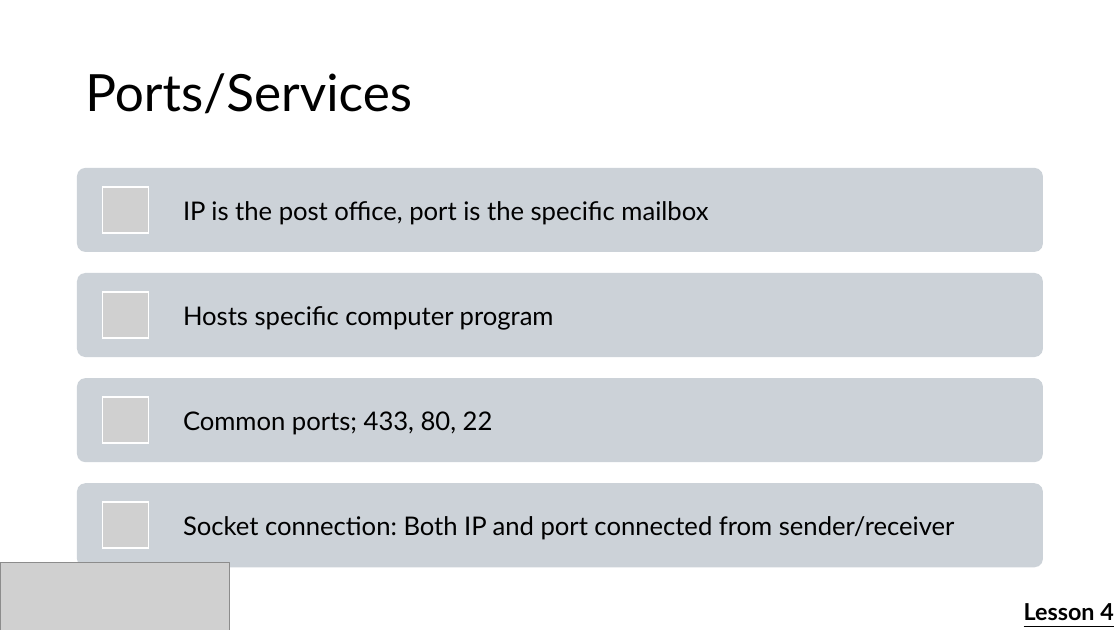
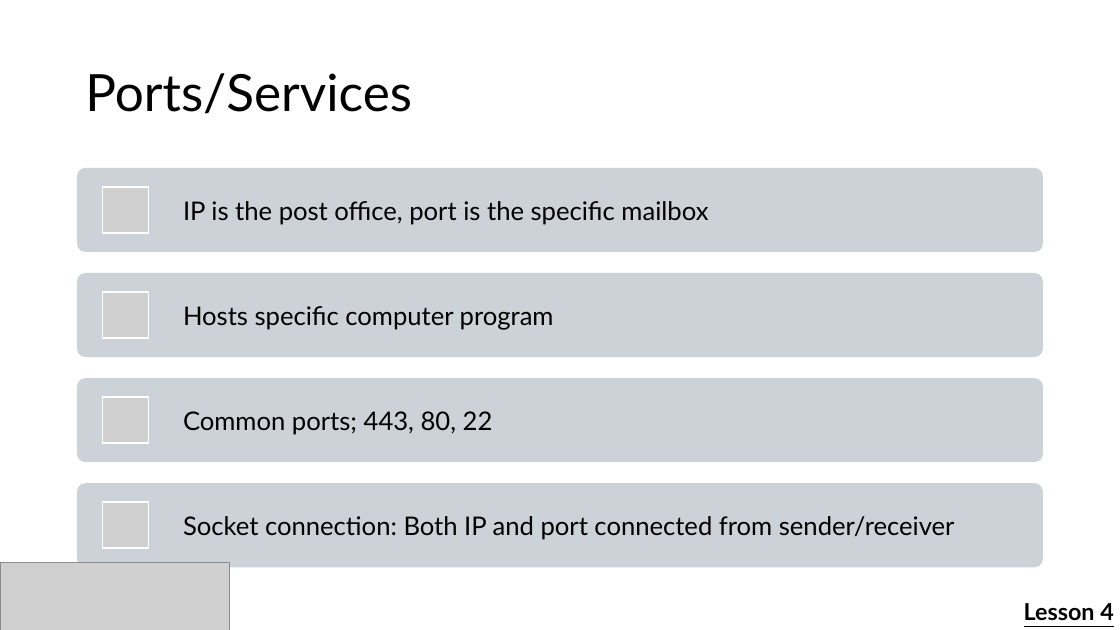
Before and after one commit to cadenkelly-lang/CyberSec-Networking-2026-REU, a slide deck: slide 74 of Module Content, End of Summer Presentation Content/Training Module Slides.pptx (slide 73 before the commit). Drawn at 1120x630 pixels with LibreOffice and Linux fonts; fonts in the diff are those of the drawing; grey boxes stand for pictures. Boxes give left, top, right and bottom in pixels: in the first picture for what was removed or moved away, otherwise in the second. Text is boxed around its words. In the diff, an @@ line names an element or a change of style, - is before the commit and + after.

```diff
--- a/Module Content, End of Summer Presentation Content/Training Module Slides.pptx
+++ b/Module Content, End of Summer Presentation Content/Training Module Slides.pptx
@@ text at <box>183,411,493,435</box>: text changed @@
-Common ports; 433, 80, 22
+Common ports; 443, 80, 22
```
Also in this commit, not shown: 10 other slides changed, 1 slide added, 6 other files.
